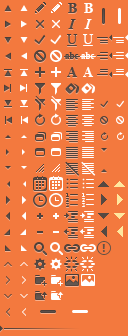
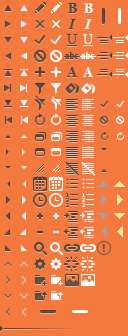
The second 128×336 image is a revision of the first. Changes to its layers:
painted on "callout left" over [101, 226, 107, 237]
painted on "callout bottom" over [98, 213, 109, 219]
painted on "callout right" over [101, 194, 107, 205]
painted on "callout top" over [98, 181, 109, 187]
